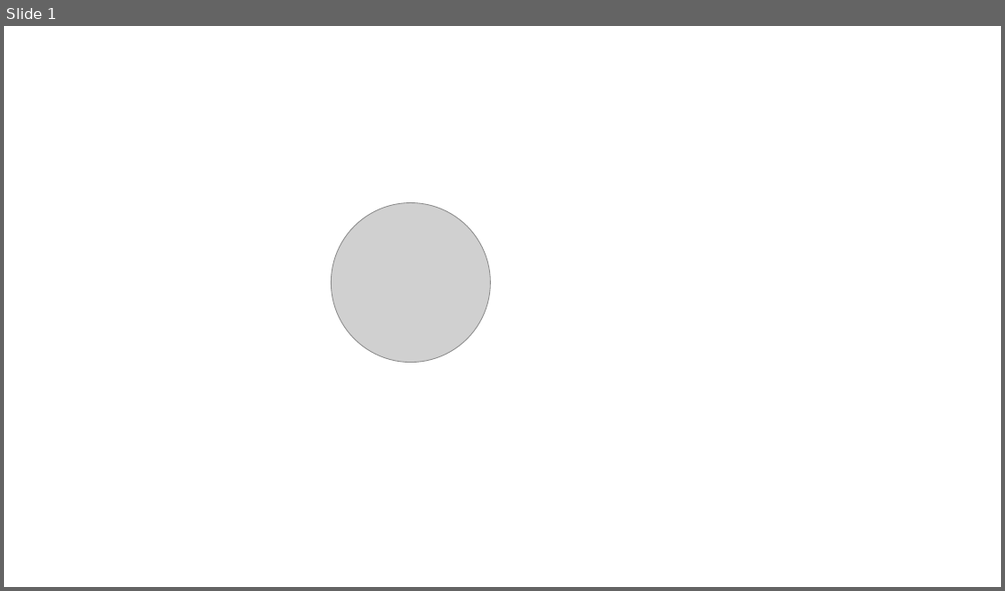
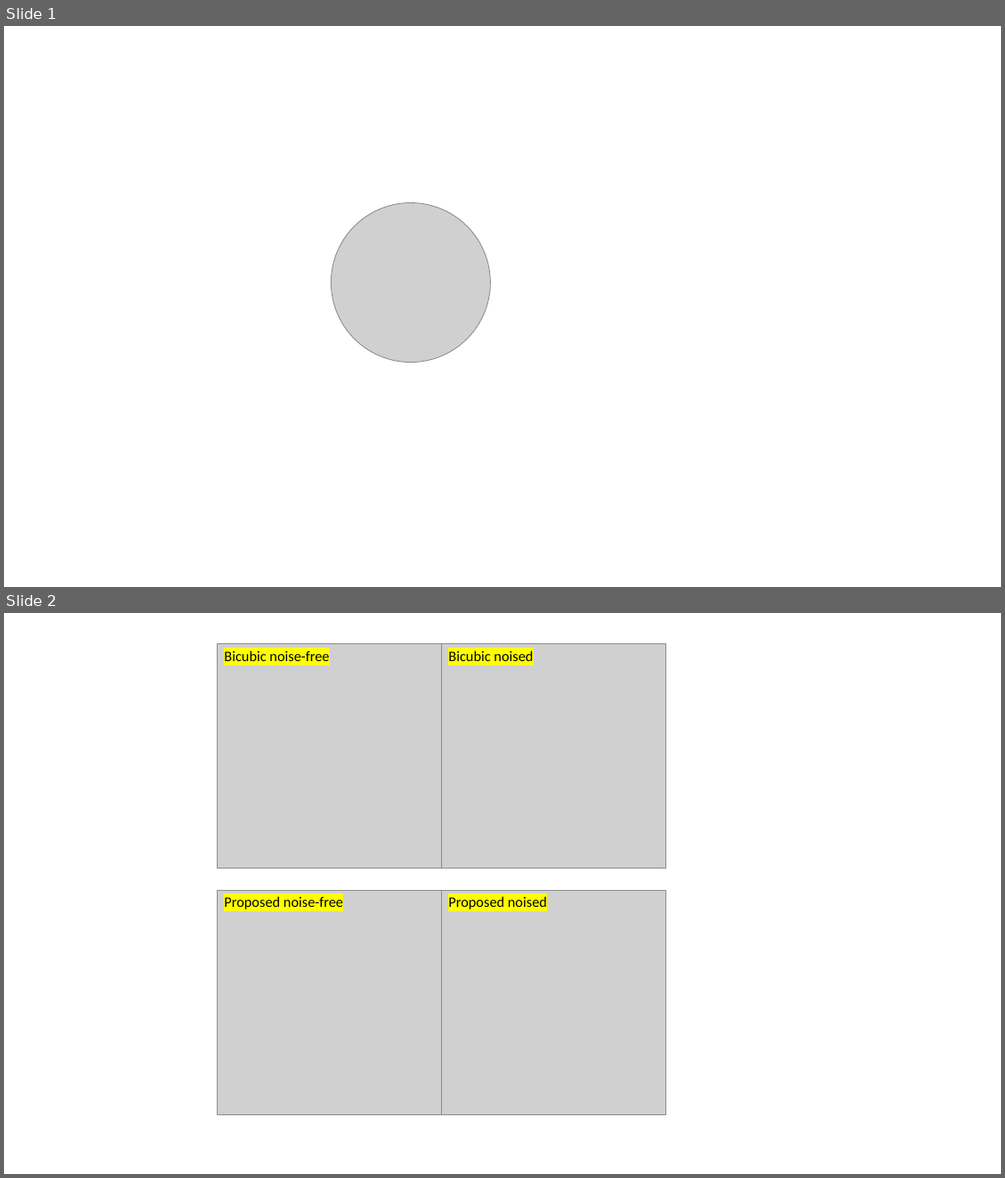
Before and after one commit to wjgancn/wjgancn.github.io, a slide deck: images/profile.pptx. Shown one above the other, each under a label of ours: slide 1 before the commit, slides 1 and 2 after it. The pictures are 1005x591 and 1005x1178 pixels, drawn with LibreOffice and Linux fonts; fonts in the diff are those of the drawing; grey boxes stand for pictures. Boxes give left, top, right and bottom in pixels: in the first picture for what was removed or moved away, otherwise in the second. Text is boxed around its words. In the diff, an @@ line names an element or a change of style, - is before the commit and + after.

```diff
--- a/images/profile.pptx
+++ b/images/profile.pptx
@@ slide 2 added at box(4, 613, 1001, 1174), background #FFFFFF @@
@@ picture added at box(217, 643, 442, 868) @@
@@ text added at box(224, 650, 329, 661), 14 pt, text #000000 @@
+Bicubic noise-free
@@ picture added at box(442, 643, 666, 868) @@
@@ text added at box(448, 650, 533, 661), 14 pt, text #000000 @@
+Bicubic noised
@@ picture added at box(217, 891, 442, 1115) @@
@@ text added at box(224, 896, 343, 909), 14 pt, text #000000 @@
+Proposed noise-free
@@ picture added at box(442, 891, 666, 1115) @@
@@ text added at box(448, 896, 547, 909), 14 pt, text #000000 @@
+Proposed noised
```
Also in this commit, not shown: 8 other files.
